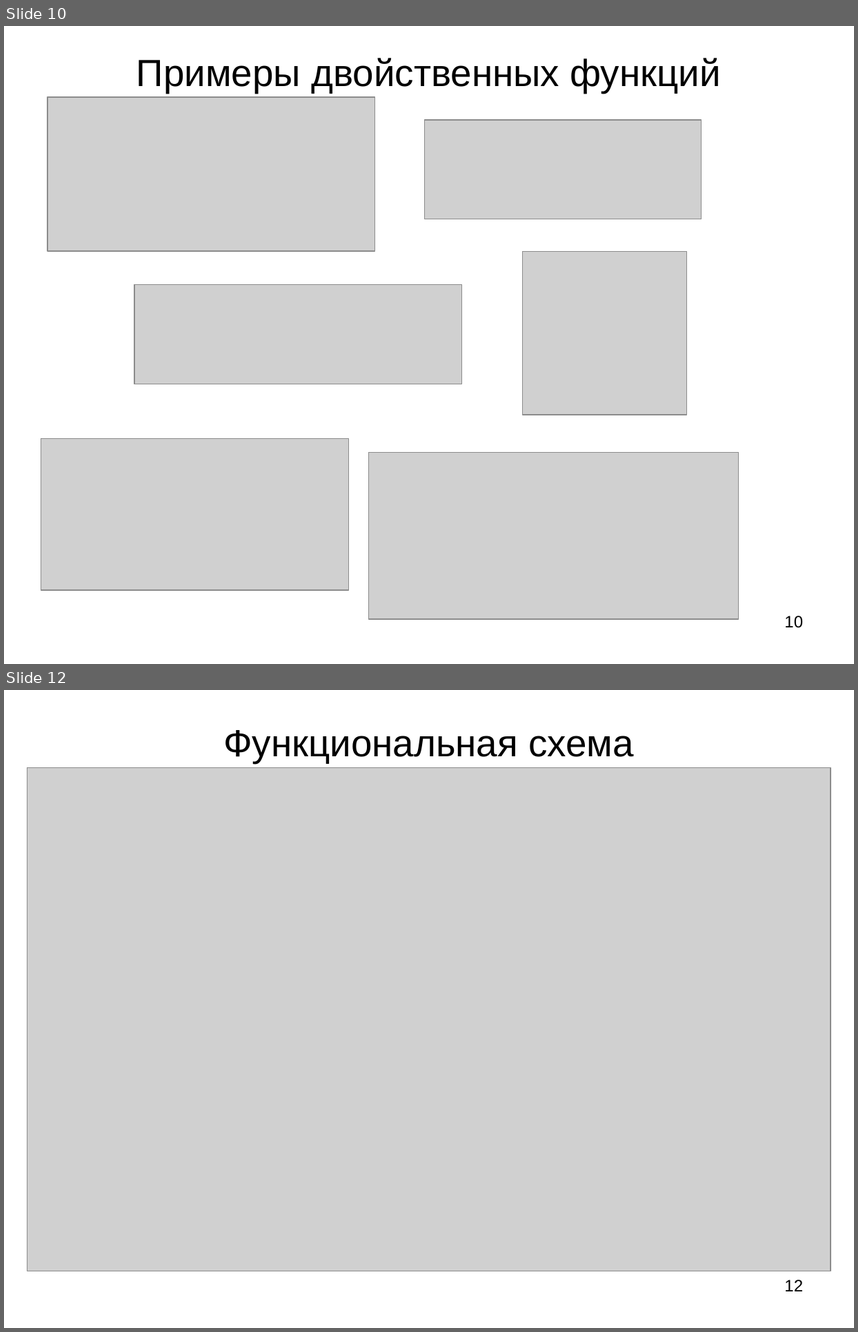
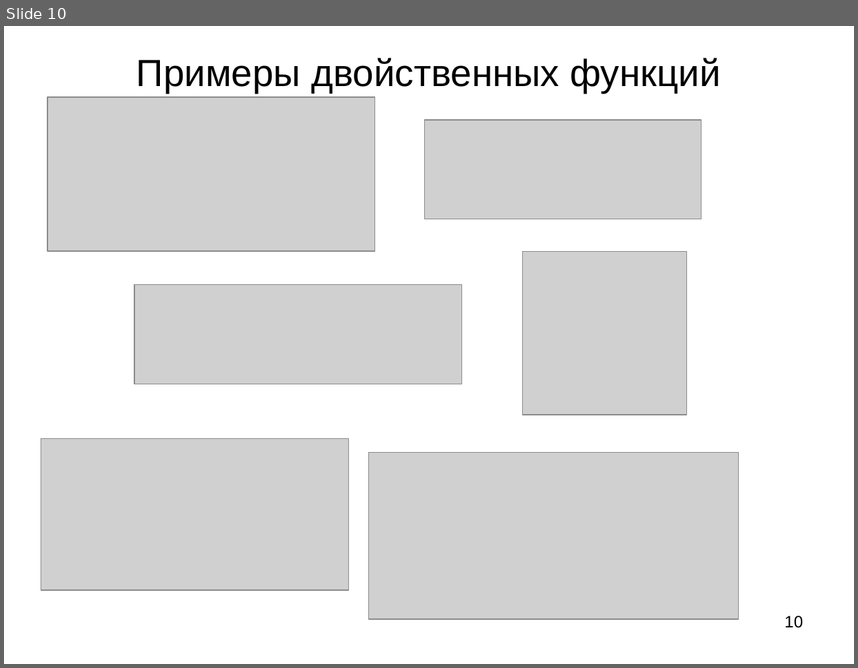
Before and after one commit to zingibertram/thesis-dissertation, a slide deck: Отчёт/Презентация.ppt. Shown one above the other, each under a label of ours: slides 10 and 12 before the commit, slide 10 after it; the slides between them are not shown. The pictures are 858x1332 and 858x668 pixels, drawn with LibreOffice and Linux fonts; fonts in the diff are those of the drawing; grey boxes stand for pictures. Boxes give left, top, right and bottom in pixels: in the first picture for what was removed or moved away, otherwise in the second. Text is boxed around its words. In the diff, an @@ line names an element or a change of style, - is before the commit and + after.

```diff
--- a/Отчёт/Презентация.ppt
+++ b/Отчёт/Презентация.ppt
@@ slide 12 removed at <box>4,690,854,1328</box>, background #FFFFFF @@
@@ title removed at <box>223,730,634,763</box> @@
-Функциональная схема
@@ picture removed at <box>27,767,831,1270</box> @@
@@ page number removed at <box>784,1279,803,1291</box> @@
-12
```
Also in this commit, not shown: 5 slides changed, 1 slide added, 14 other files.
